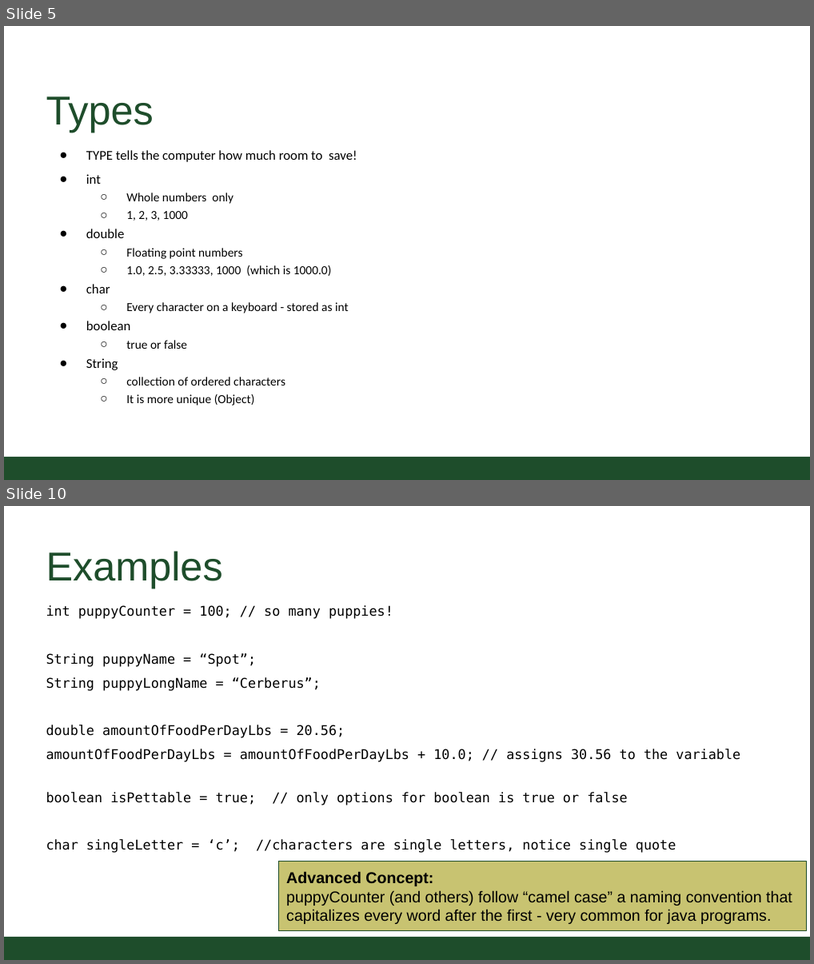
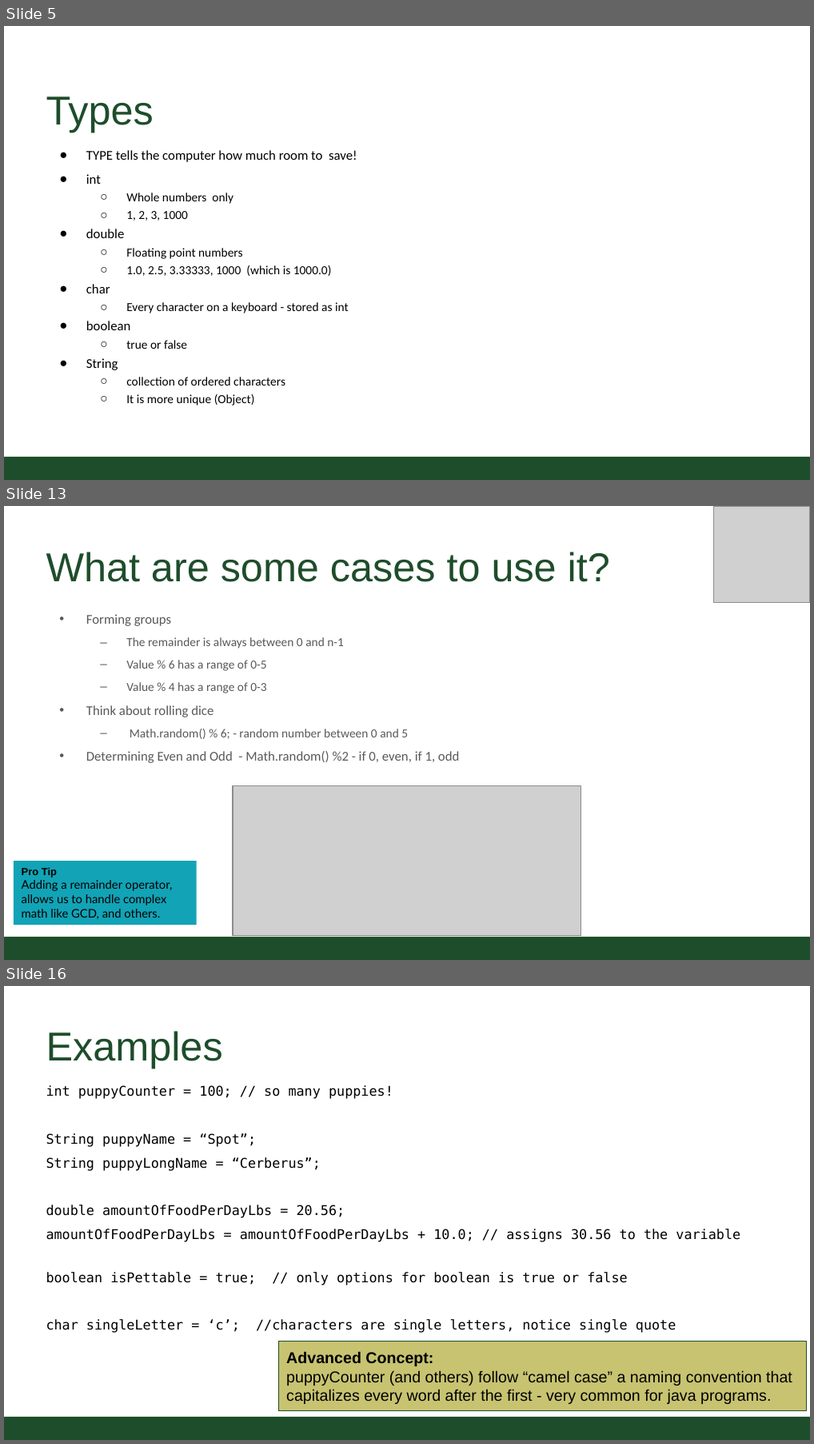
Before and after one commit to CSU-CompSci-CS163-4/Handouts, a slide deck: slides/On-Campus/02_01_Variables.pptx. Shown one above the other, each under a label of ours: slides 5 and 10 before the commit, slides 5, 13 and 16 after it; the slides between them are not shown. The pictures are 814x964 and 814x1444 pixels, drawn with LibreOffice and Linux fonts; fonts in the diff are those of the drawing; grey boxes stand for pictures; background and template pictures are left out. Boxes give left, top, right and bottom in pixels: in the first picture for what was removed or moved away, otherwise in the second. Text is boxed around its words. In the diff, an @@ line names an element or a change of style, - is before the commit and + after.

```diff
--- a/slides/On-Campus/02_01_Variables.pptx
+++ b/slides/On-Campus/02_01_Variables.pptx
@@ slide 13 added at (4, 506, 810, 960), background #FFFFFF; not listed: 1 template element that a slide beside it also shows @@
@@ picture added at (714, 506, 810, 602) @@
@@ title added at (46, 552, 610, 582), 36 pt, text #1E4D2B @@
+What are some cases to use it?
@@ text added at (86, 614, 459, 763), 11 pt, text #59595B @@
+• Forming groups
+  – The remainder is always between 0 and n-1
+  – Value % 6 has a range of 0-5
+  – Value % 4 has a range of 0-3
+• Think about rolling dice
+  – Math.random() % 6; - random number between 0 and 5
+• Determining Even and Odd - Math.random() %2 - if 0, even, if 1, odd
@@ picture added at (233, 786, 582, 936) @@
@@ rectangle added at (14, 861, 197, 924), fill #12A3B6, 10.6 pt, text #000000 @@
+Pro Tip
+Adding a remainder operator, allows us to handle complex math like GCD, and others.
@@ what was slide 10 is now slide 16 @@
```
Also in this commit, not shown: 6 slides changed, 5 other slides added, 3 other files.
